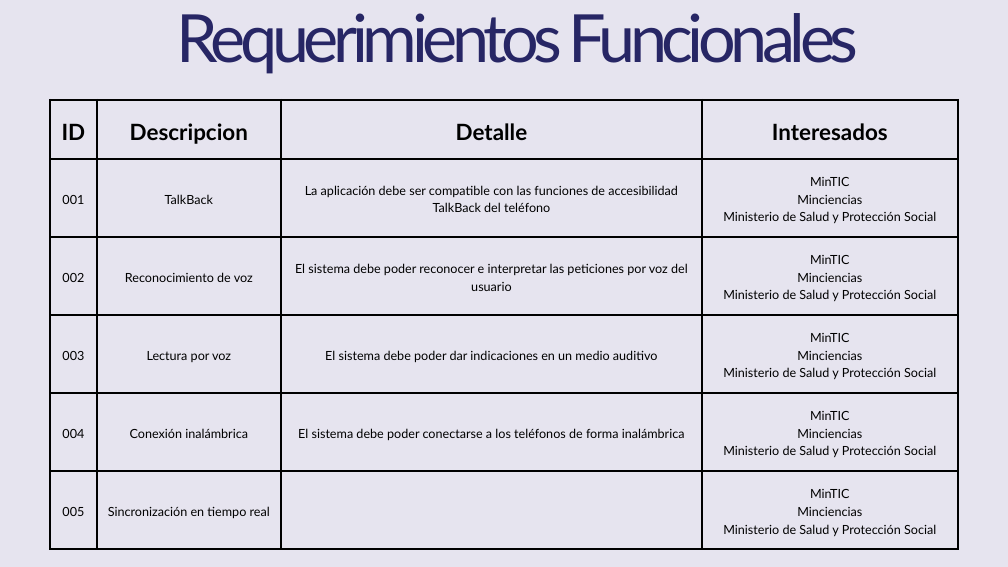
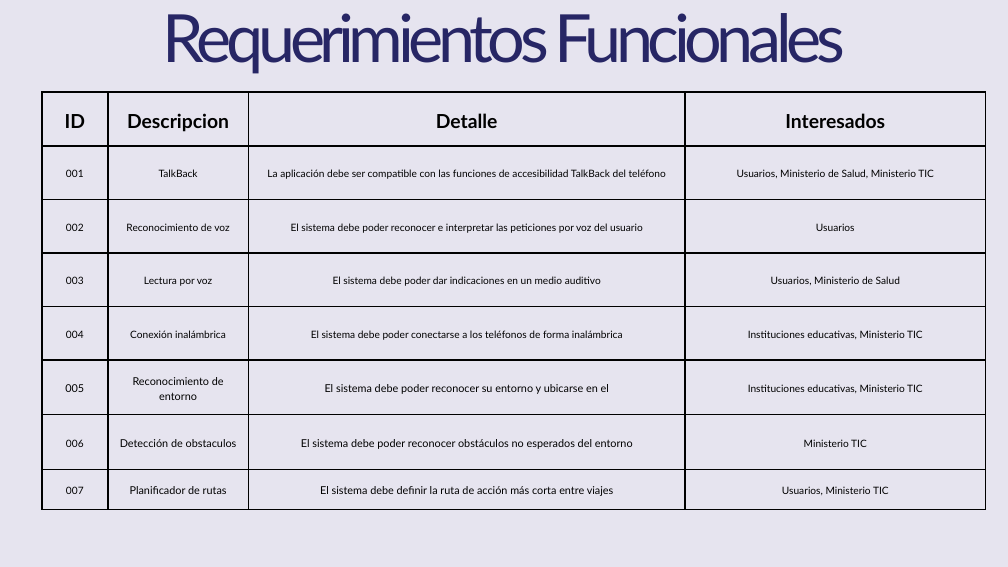
Before and after one commit to Jucer74/SoftwareArchitecture, a slide deck: slide 3 of Project/Context/HorusPath.context.pptx. Drawn at 1008x567 pixels with LibreOffice and Linux fonts; fonts in the diff are those of the drawing. Boxes give left, top, right and bottom in pixels: in the first picture for what was removed or moved away, otherwise in the second. Text is boxed around its words. In the diff, an @@ line names an element or a change of style, - is before the commit and + after.

```diff
--- a/Project/Context/HorusPath.context.pptx
+++ b/Project/Context/HorusPath.context.pptx
@@ text "Requerimientos Funcionales": place and size @@
-text "Requerimientos Funcionales" at (177,13,859,74)
+text "Requerimientos Funcionales" at (163,13,845,74)
@@ table at (42,92,985,510) @@
-row 2: 001 | TalkBack | La aplicación debe ser compatible con las funciones de accesibilidad TalkBack del teléfono | MinTIC / Minciencias / Ministerio de Salud y Protección Social
-row 3: 002 | Reconocimiento de voz | El sistema debe poder reconocer e interpretar las peticiones por voz del usuario | MinTIC / Minciencias / Ministerio de Salud y Protección Social
-row 4: 003 | Lectura por voz | El sistema debe poder dar indicaciones en un medio auditivo | MinTIC / Minciencias / Ministerio de Salud y Protección Social
-row 5: 004 | Conexión inalámbrica | El sistema debe poder conectarse a los teléfonos de forma inalámbrica | MinTIC / Minciencias / Ministerio de Salud y Protección Social
-row 6: 005 | Sincronización en tiempo real |  | MinTIC / Minciencias / Ministerio de Salud y Protección Social
+row 2: 001 | TalkBack | La aplicación debe ser compatible con las funciones de accesibilidad TalkBack del teléfono | Usuarios, Ministerio de Salud, Ministerio TIC
+row 3: 002 | Reconocimiento de voz | El sistema debe poder reconocer e interpretar las peticiones por voz del usuario | Usuarios
+row 4: 003 | Lectura por voz | El sistema debe poder dar indicaciones en un medio auditivo | Usuarios, Ministerio de Salud
+row 5: 004 | Conexión inalámbrica | El sistema debe poder conectarse a los teléfonos de forma inalámbrica | Instituciones educativas, Ministerio TIC
+row 6: 005 | Reconocimiento de entorno | El sistema debe poder reconocer su entorno y ubicarse en el | Instituciones educativas, Ministerio TIC
+row 7: 006 | Detección de obstaculos | El sistema debe poder reconocer obstáculos no esperados del entorno | Ministerio TIC
+row 8: 007 | Planificador de rutas | El sistema debe definir la ruta de acción más corta entre viajes | Usuarios, Ministerio TIC
@@ table: place and size @@
-table at (50,100,958,549)
+table at (42,92,985,510)
```
Also in this commit, not shown: 5 slides added, 1 slide removed.
